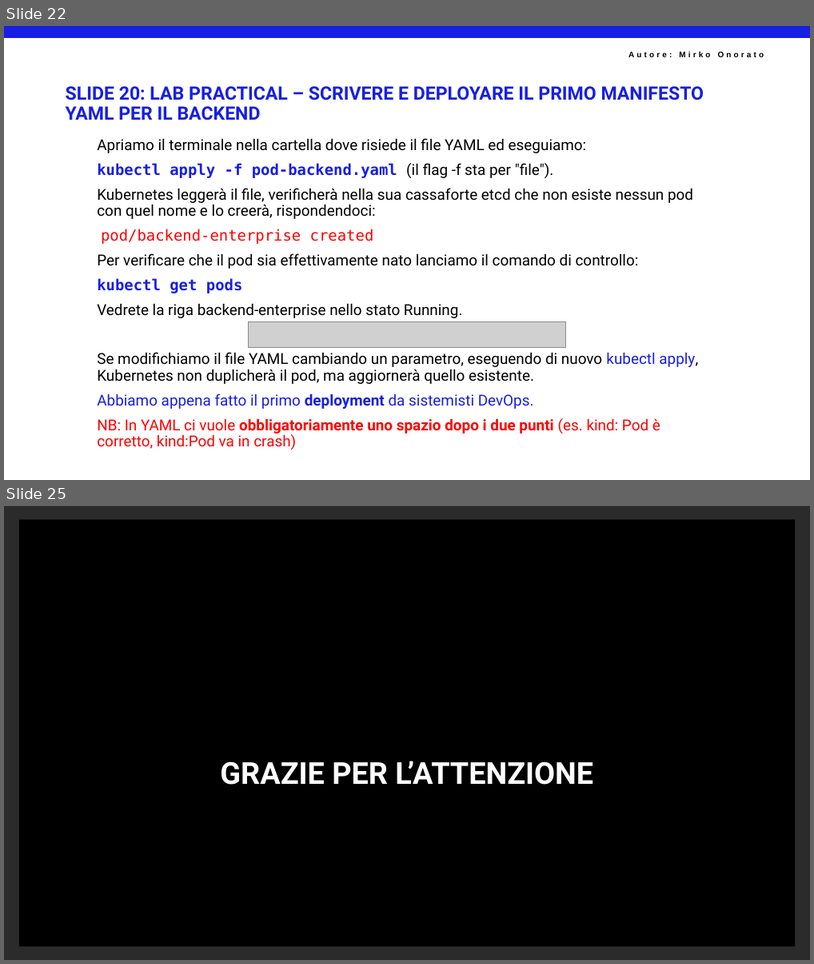
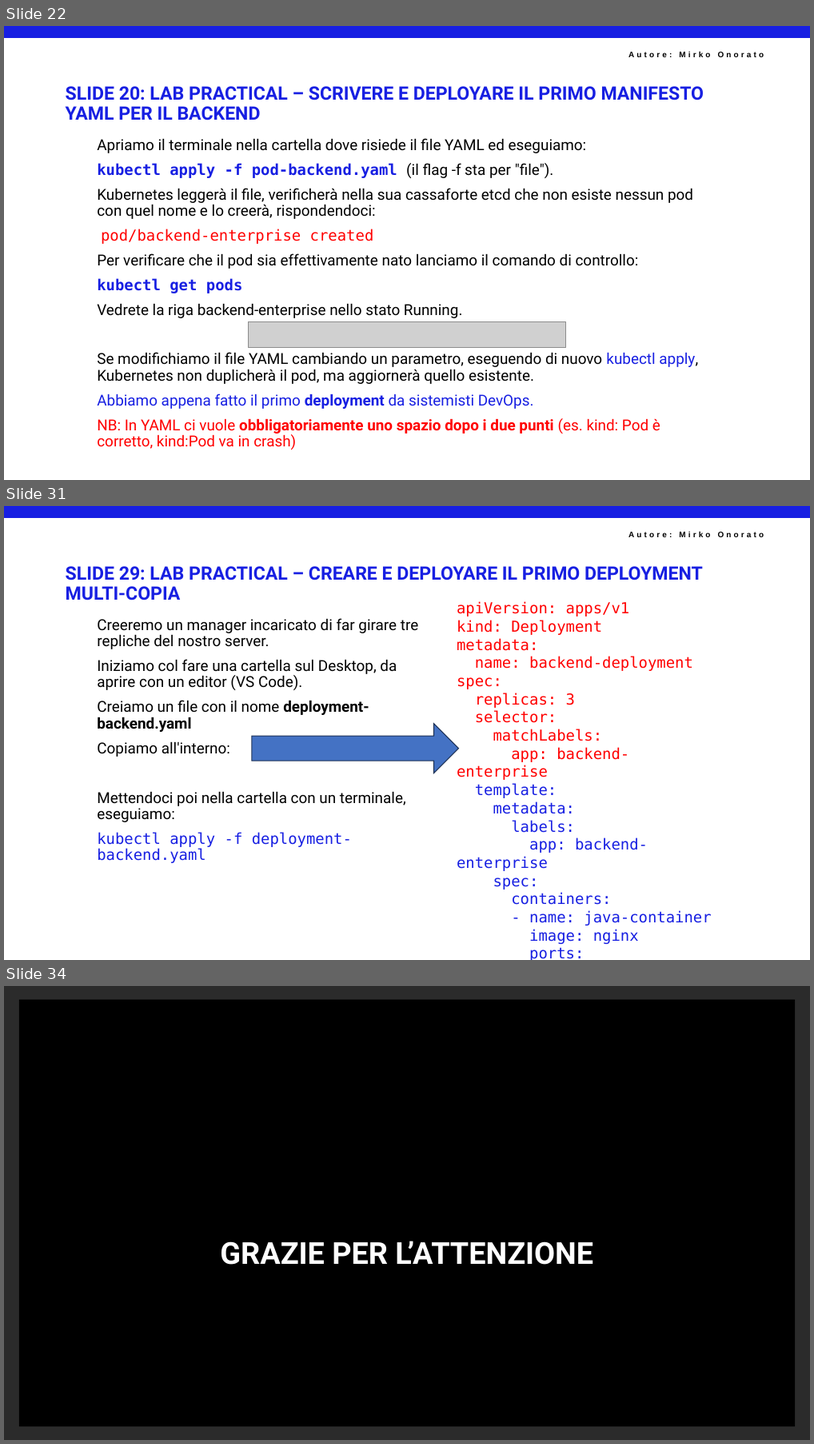
Before and after one commit to mirkoSkF/Docker-Slides, a slide deck: 4 - Kubernates. IL PASSAGGIO DA DOCKER COMPOSE ALL'ORCHESTRAZIONE ENTERPRISE.pptx. Shown one above the other, each under a label of ours: slides 22 and 25 before the commit, slides 22, 31 and 34 after it; the slides between them are not shown. The pictures are 814x964 and 814x1444 pixels, drawn with LibreOffice and Linux fonts; fonts in the diff are those of the drawing; grey boxes stand for pictures; background and template pictures are left out; a plain dark background stands for a picture behind light text. Boxes give left, top, right and bottom in pixels: in the first picture for what was removed or moved away, otherwise in the second. Text is boxed around its words. In the diff, an @@ line names an element or a change of style, - is before the commit and + after.

```diff
--- a/4 - Kubernates. IL PASSAGGIO DA DOCKER COMPOSE ALL'ORCHESTRAZIONE ENTERPRISE.pptx
+++ b/4 - Kubernates. IL PASSAGGIO DA DOCKER COMPOSE ALL'ORCHESTRAZIONE ENTERPRISE.pptx
@@ slide 31 added at box(4, 506, 810, 960), background #FFFFFF; not listed: 2 template elements that a slide beside it also shows @@
@@ title added at box(66, 566, 703, 600), 22 pt, text #171FE2, bold @@
+SLIDE 29: LAB PRACTICAL – CREARE E DEPLOYARE IL PRIMO DEPLOYMENT MULTI-COPIA
@@ text added at box(457, 601, 711, 960), 18 pt, text #FF0000 @@
+apiVersion: apps/v1
+kind: Deployment
+metadata:
+name: backend-deployment
+spec:
+replicas: 3
+selector:
+matchLabels:
+app: backend-enterprise
+template:
+metadata:
+labels:
+app: backend-enterprise
+spec:
+containers:
+- name: java-container
+image: nginx
+ports:
+- containerPort: 80
@@ text added at box(97, 618, 418, 863), 18 pt, text #000000 @@
+Creeremo un manager incaricato di far girare tre repliche del nostro server.
+Iniziamo col fare una cartella sul Desktop, da aprire con un editor (VS Code).
+Creiamo un file con il nome deployment-backend.yaml
+Copiamo all'interno:
+Mettendoci poi nella cartella con un terminale, eseguiamo:
+kubectl apply -f deployment-backend.yaml
@@ right arrow added at box(252, 723, 459, 772), fill #4472C4, outline #1E3256 1 pt @@
@@ what was slide 25 is now slide 34 @@
```
Also in this commit, not shown: 2 slides changed, 8 other slides added.
